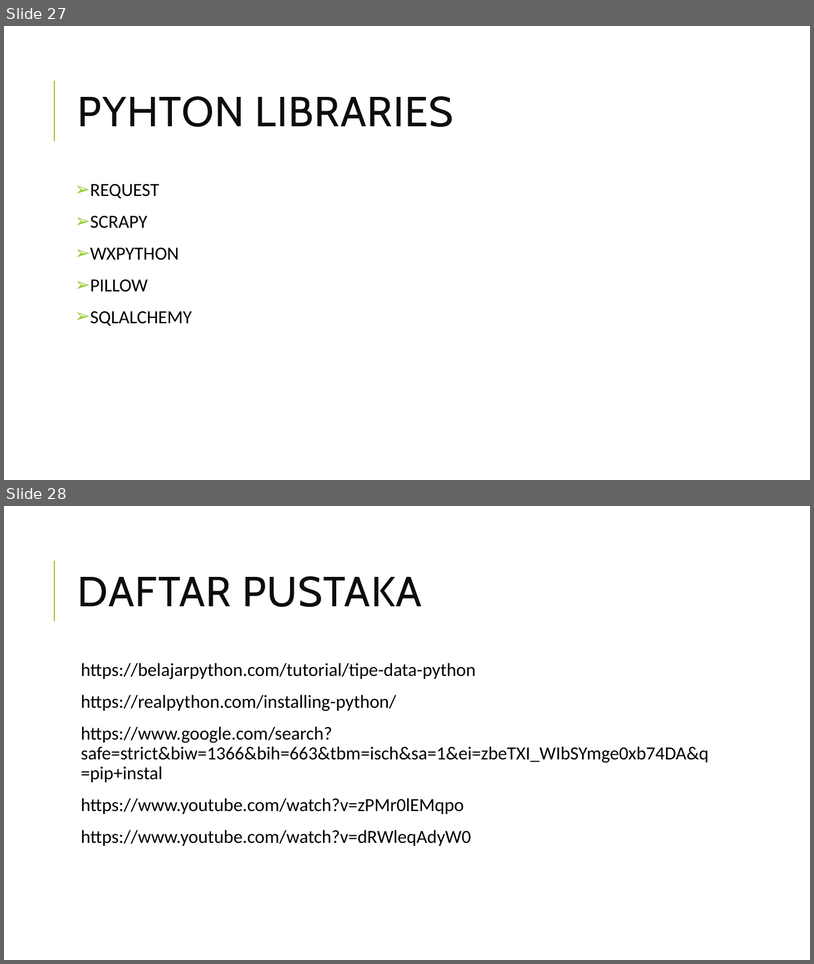
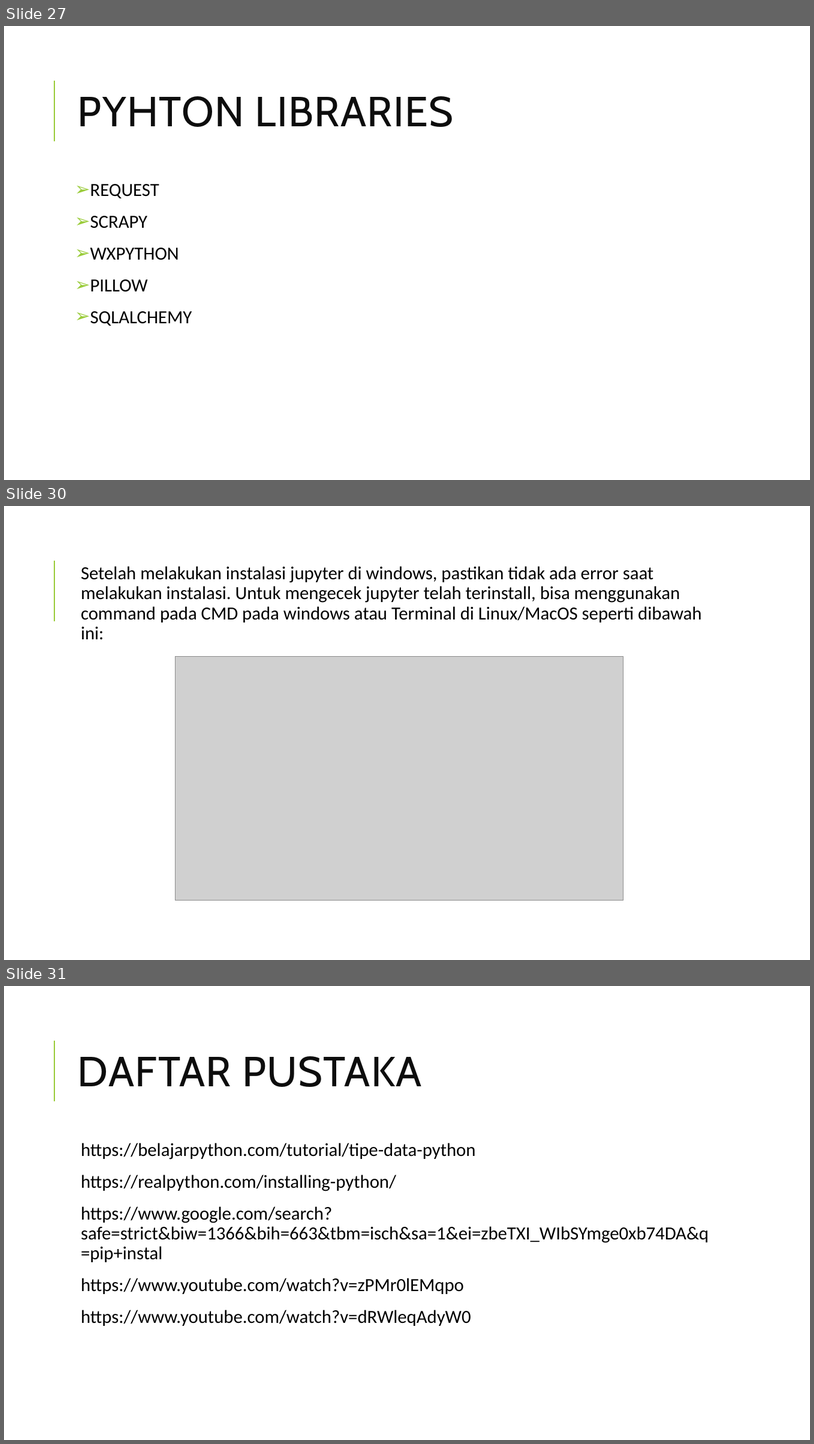
Before and after one commit to titaayuw/PengenalanDeepLearning, a slide deck: Tugas1/pengenalan phyton.pptx. Shown one above the other, each under a label of ours: slides 27 and 28 before the commit, slides 27, 30 and 31 after it; the slides between them are not shown. The pictures are 814x964 and 814x1444 pixels, drawn with LibreOffice and Linux fonts; fonts in the diff are those of the drawing; grey boxes stand for pictures. Boxes give left, top, right and bottom in pixels: in the first picture for what was removed or moved away, otherwise in the second. Text is boxed around its words. In the diff, an @@ line names an element or a change of style, - is before the commit and + after.

Commit message:
Penambahan Materi
Instalasi Jupyter dan Seaborn

```diff
--- a/Tugas1/pengenalan phyton.pptx
+++ b/Tugas1/pengenalan phyton.pptx
@@ slide 30 added at [4, 506, 810, 960], background #FFFFFF; not listed: 1 template element that a slide beside it also shows @@
@@ text added at [81, 566, 702, 639], 22 pt, text #000000 @@
+  Setelah melakukan instalasi jupyter di windows, pastikan tidak ada error saat melakukan instalasi. Untuk mengecek jupyter telah terinstall, bisa menggunakan command pada CMD pada windows atau Terminal di Linux/MacOS seperti dibawah ini:
@@ picture added at [176, 656, 624, 900] @@
@@ what was slide 28 is now slide 31 @@
```
Also in this commit, not shown: 2 other slides added.
